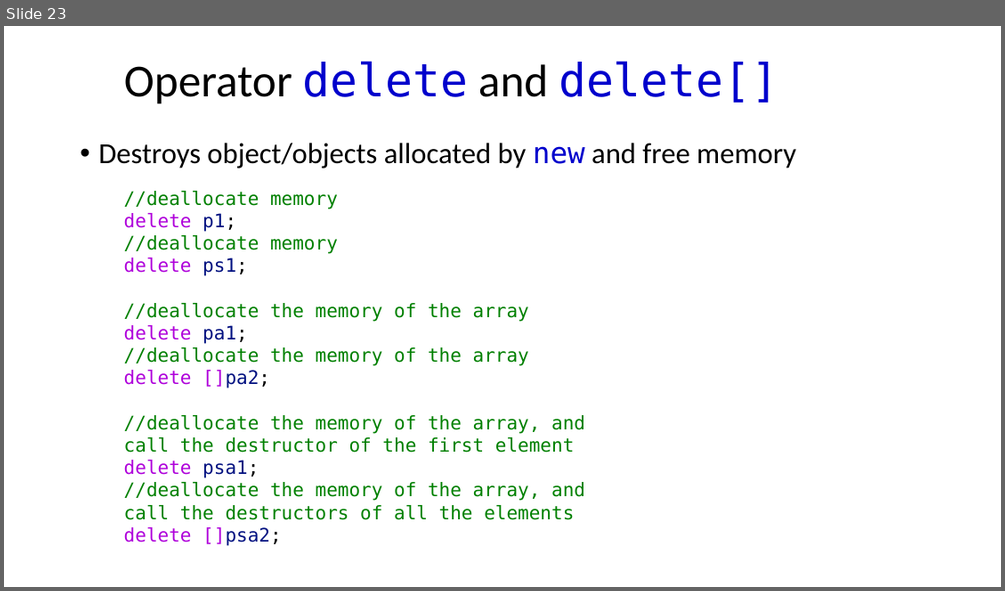
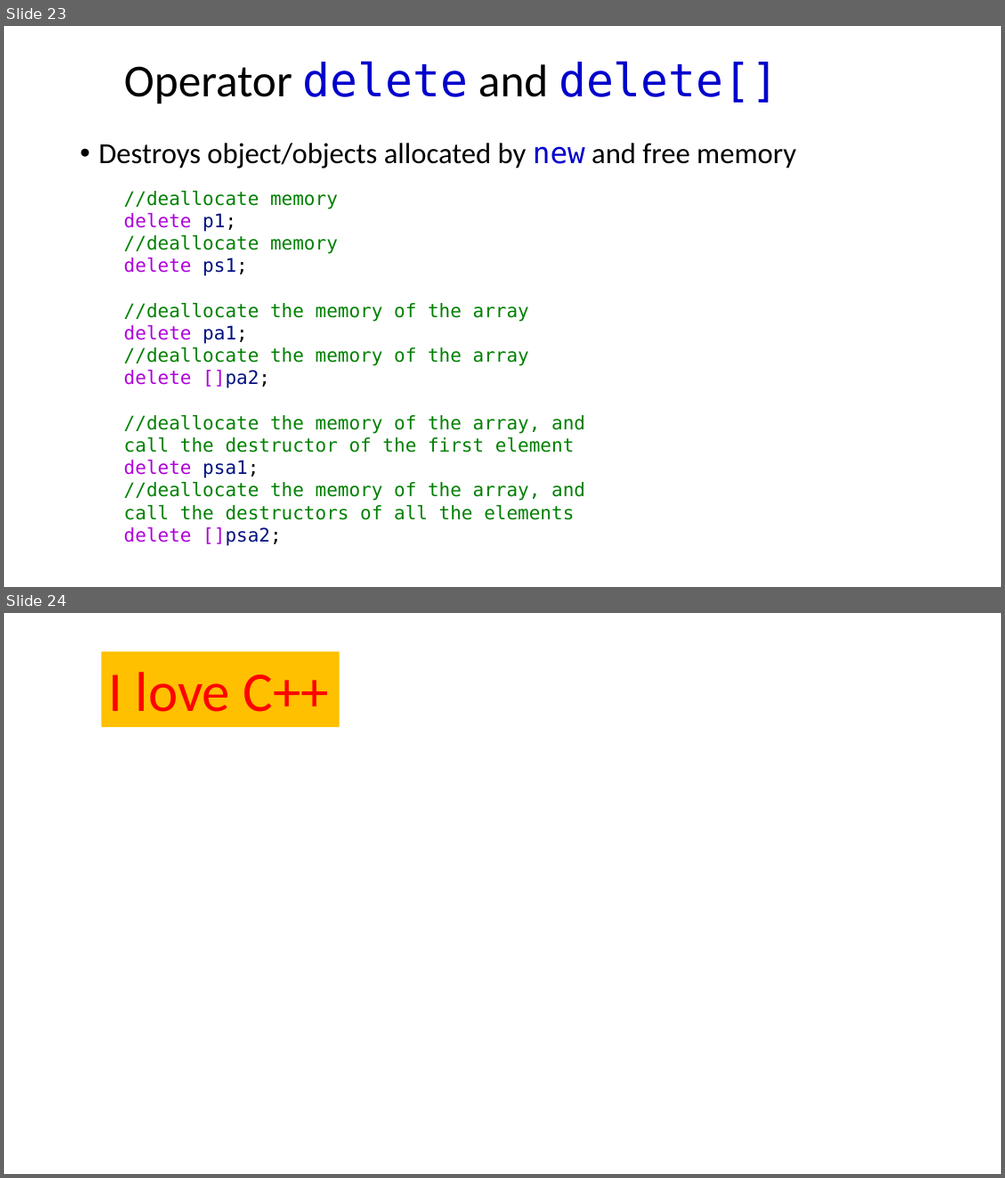
Before and after one commit to ShiqiYu/CPP, a slide deck: week05/Lecture05.pptx. Shown one above the other, each under a label of ours: slide 23 before the commit, slides 23 and 24 after it. The pictures are 1005x591 and 1005x1178 pixels, drawn with LibreOffice and Linux fonts; fonts in the diff are those of the drawing; background and template pictures are left out. Boxes give left, top, right and bottom in pixels: in the first picture for what was removed or moved away, otherwise in the second. Text is boxed around its words. In the diff, an @@ line names an element or a change of style, - is before the commit and + after.

```diff
--- a/week05/Lecture05.pptx
+++ b/week05/Lecture05.pptx
@@ slide 24 added at box(4, 613, 1001, 1174), background picture (left out) @@
@@ rectangle added at box(101, 652, 339, 728), fill #FFC000, 54 pt, text #FF0000 @@
+I love C++
```
Also in this commit, not shown: 1 slide changed, 3 other slides added.
